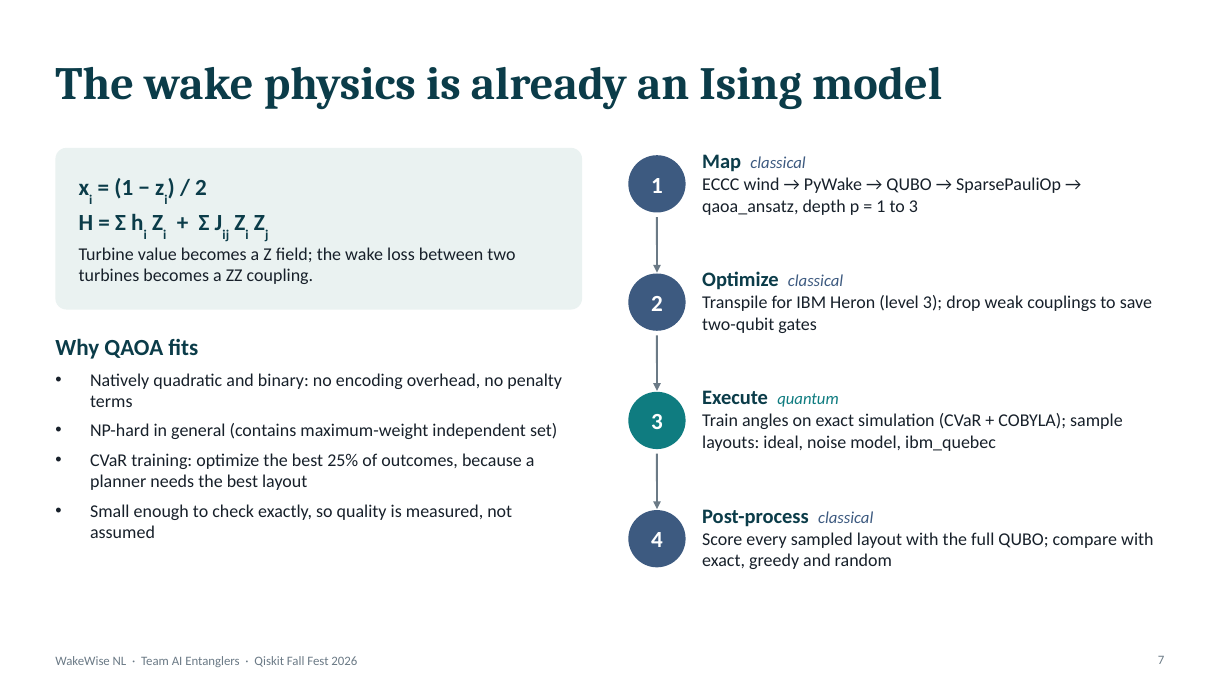
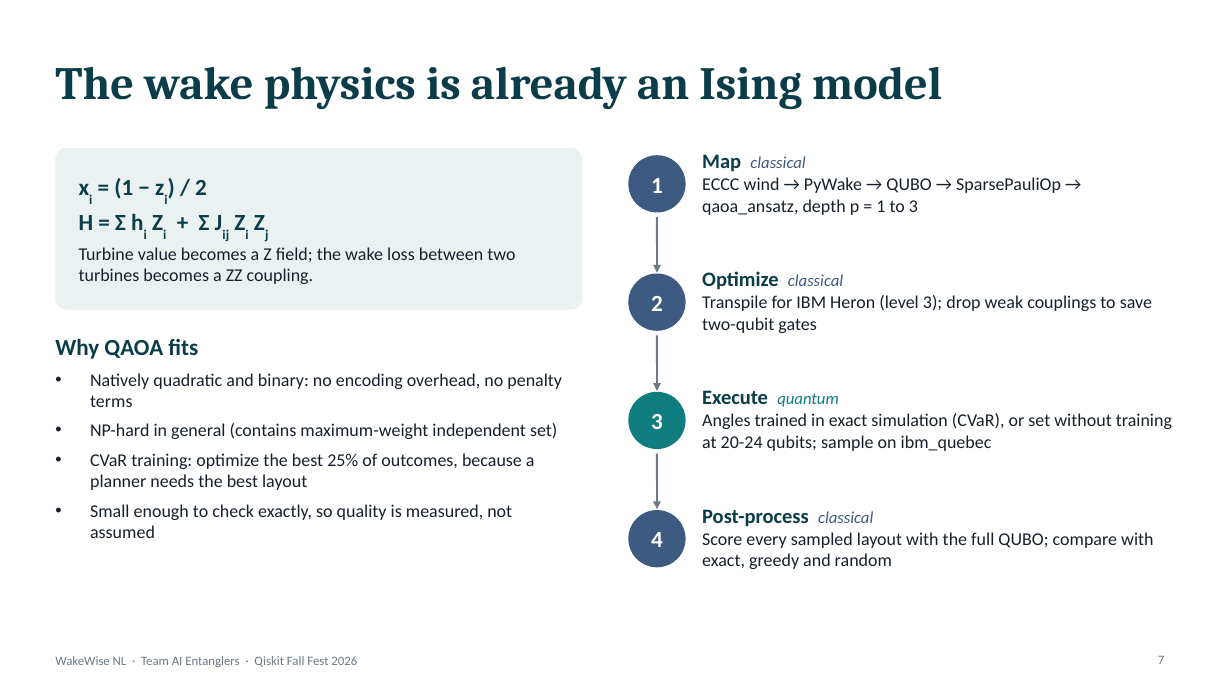
Before and after one commit to mrw-soumik/Qiskit-AI-Entanglers-, a slide deck: slide 7 of slides/WakeWise_NL_AI_Entanglers.pptx. Drawn at 1232x693 pixels with LibreOffice and Linux fonts; fonts in the diff are those of the drawing. Boxes give left, top, right and bottom in pixels: in the first picture for what was removed or moved away, otherwise in the second. Text is boxed around its words. In the diff, an @@ line names an element or a change of style, - is before the commit and + after.

```diff
--- a/slides/WakeWise_NL_AI_Entanglers.pptx
+++ b/slides/WakeWise_NL_AI_Entanglers.pptx
@@ text at (x1=702, y1=413, x2=1172, y2=451): text changed @@
-Train angles on exact simulation (CVaR + COBYLA); sample layouts: ideal, noise model, ibm_quebec
+Angles trained in exact simulation (CVaR), or set without training at 20-24 qubits; sample on ibm_quebec
```
Also in this commit, not shown: 8 other slides changed, 2 slides added, 1 slide removed, 32 other files.
